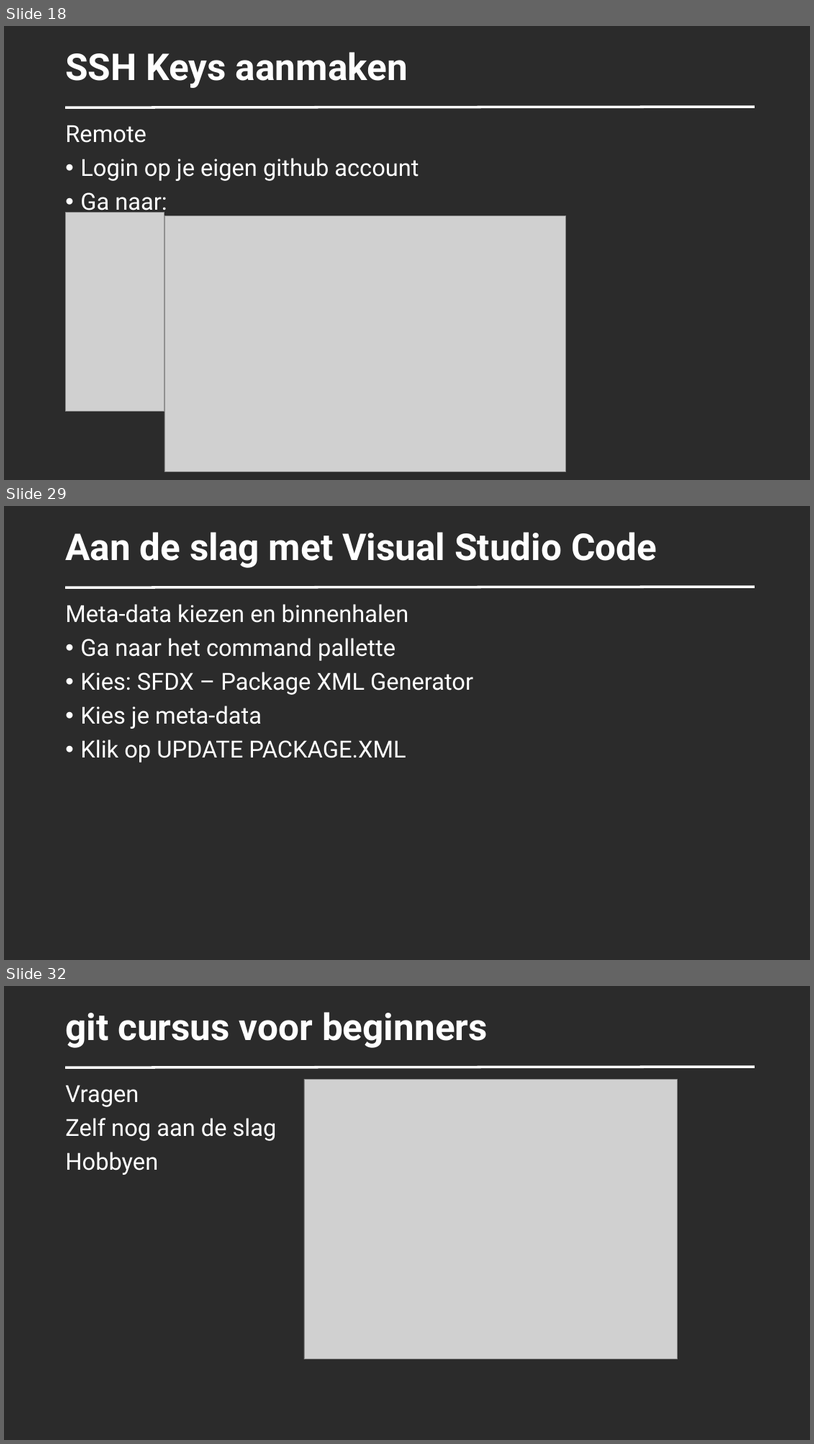
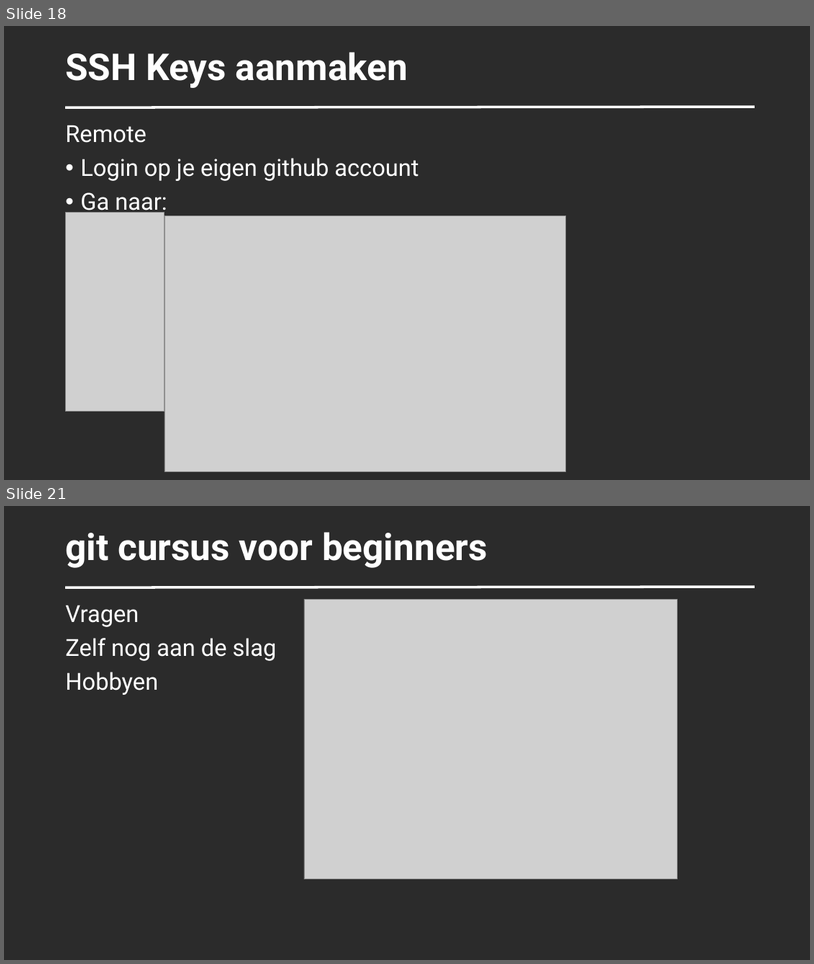
Before and after one commit to SUPERPNL/GIT-Cursus-SxBlue-2026, a slide deck: docs/20261101_gitcursus_SxBlue.pptx. Shown one above the other, each under a label of ours: slides 18, 29 and 32 before the commit, slides 18 and 21 after it; the slides between them are not shown. The pictures are 814x1444 and 814x964 pixels, drawn with LibreOffice and Linux fonts; fonts in the diff are those of the drawing; grey boxes stand for pictures; background and template pictures are left out; a plain dark background stands for a picture behind light text. Boxes give left, top, right and bottom in pixels: in the first picture for what was removed or moved away, otherwise in the second. Text is boxed around its words. In the diff, an @@ line names an element or a change of style, - is before the commit and + after.

```diff
--- a/docs/20261101_gitcursus_SxBlue.pptx
+++ b/docs/20261101_gitcursus_SxBlue.pptx
@@ slide 29 removed at bbox=[4, 506, 810, 960], background picture (left out) @@
@@ title removed at bbox=[65, 532, 657, 568] @@
-Aan de slag met Visual Studio Code
@@ line removed from (65, 587) to (756, 587) @@
@@ text removed at bbox=[65, 604, 473, 762] @@
-Meta-data kiezen en binnenhalen
-• Ga naar het command pallette
-• Kies: SFDX – Package XML Generator
-• Kies je meta-data
-• Klik op UPDATE PACKAGE.XML
@@ what was slide 32 is now slide 21 @@
```
Also in this commit, not shown: 7 slides changed, 10 other slides removed, 1 other file.
